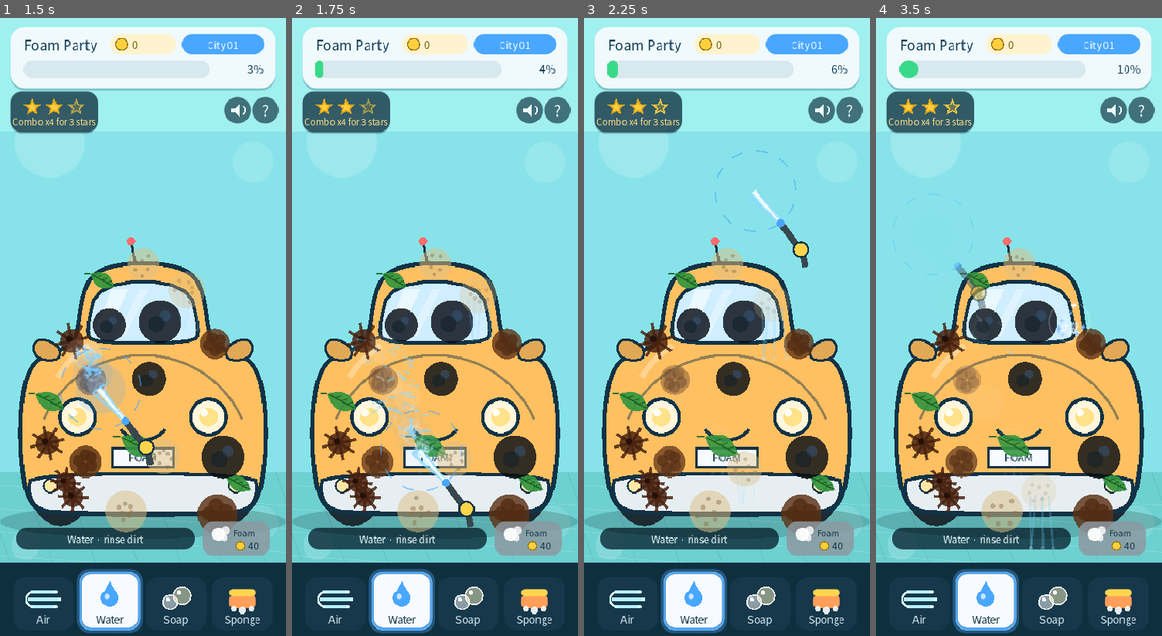
Above: before the commit, frames 1-4 (left to right).
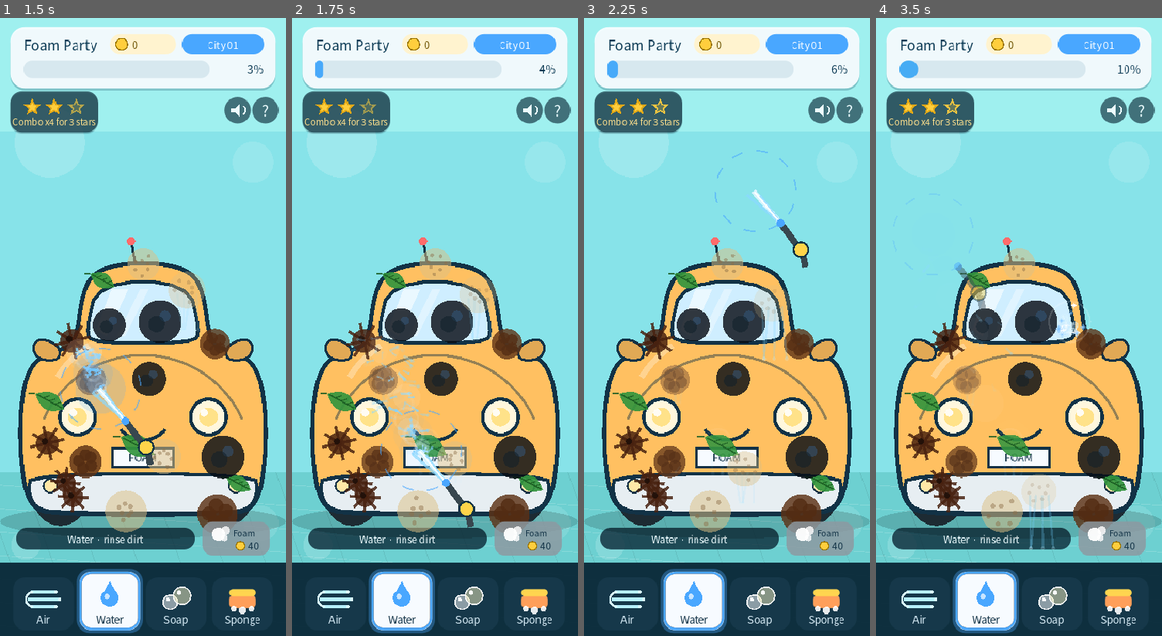
Above: after the commit, the same moments.

Repository: seorilabs/foam-party
Game: Godot game, scene res://scenes/main.tscn
Same seed, same stepped clock (60 frames per second), same inputs: the game is played once before the commit and once after it.
Inputs (mouse positions are in pixels of both pictures, inside the frame that each line leads up to):
- Up to frame 1 (1.5 s): tap Enter at 0.5, 0.6 s; move the mouse to (205, 296) at 0.52 s; click (205, 296) at 0.67 s; tap Space at 0.77 s; drag from (85, 357) to (128, 450) at 1.27 s
- Up to frame 2 (1.75 s): no input
- Up to frame 3 (2.25 s): move the mouse to (755, 191) at 2.02 s; tap 2 at 2.1 s; click (755, 191) at 2.17 s
- Up to frame 4 (3.5 s): drag from (1004, 450) to (933, 234) at 2.77 s

Frame 1 is identical in both runs. In frame 2, less than 0.1% of the frame differs, in the area x 8-12%, y 6-10%; in frame 3, 0.1%; in frame 4, 0.2%, in the area x 8-15%, y 6-10%.

Commit message:
Progress bar fades blue to green as car gets cleaner

Diff:
--- a/godot/scripts/main.gd
+++ b/godot/scripts/main.gd
@@ -1972,7 +1972,9 @@
 	draw_style_box(_style("bar_bg", Color("#d7e8ef"), 12.0), bar_rect)
 	var fill_width: float = bar_rect.size.x * clean_progress
 	if fill_width >= 8.0:
-		draw_style_box(_style("bar_fill", Color("#39d98a"), 12.0), Rect2(bar_rect.position, Vector2(fill_width, bar_rect.size.y)))
+		var bar_fill_style := _style("bar_fill", Color("#39d98a"), 12.0)
+		bar_fill_style.bg_color = Color("#49a7ff").lerp(Color("#39d98a"), clean_progress)
+		draw_style_box(bar_fill_style, Rect2(bar_rect.position, Vector2(fill_width, bar_rect.size.y)))
 	draw_string(font, Vector2(294.0, bar_rect.position.y + 18.0), "%.0f%%" % (clean_progress * 100.0), HORIZONTAL_ALIGNMENT_RIGHT, 66.0, 15, Color("#0d3b55"))
 
 	if _progress_milestone_time >= 0.0:
